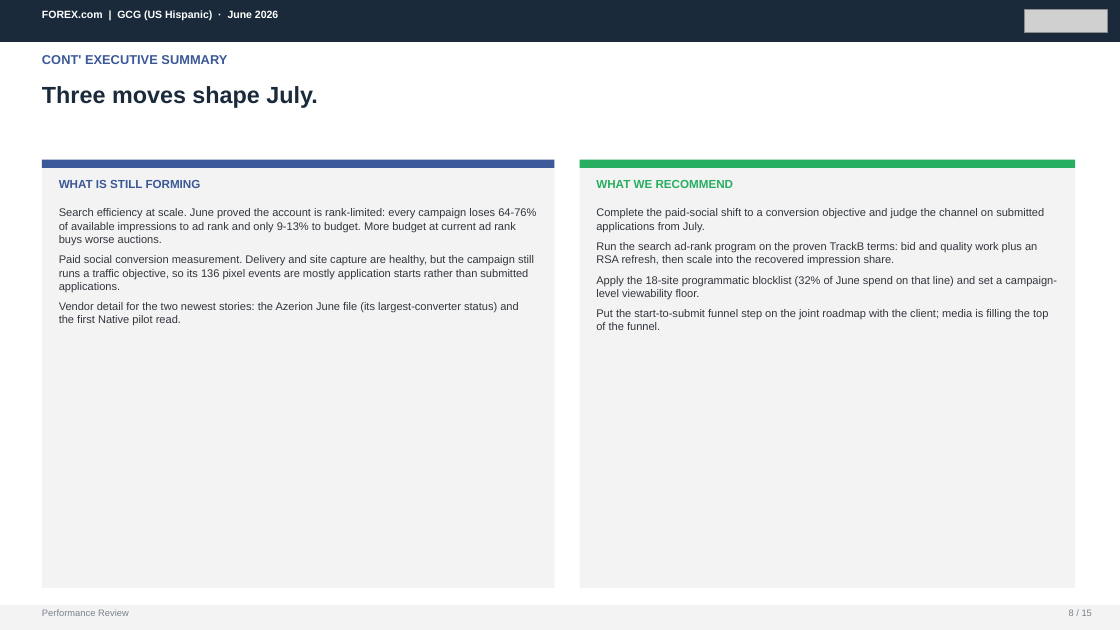
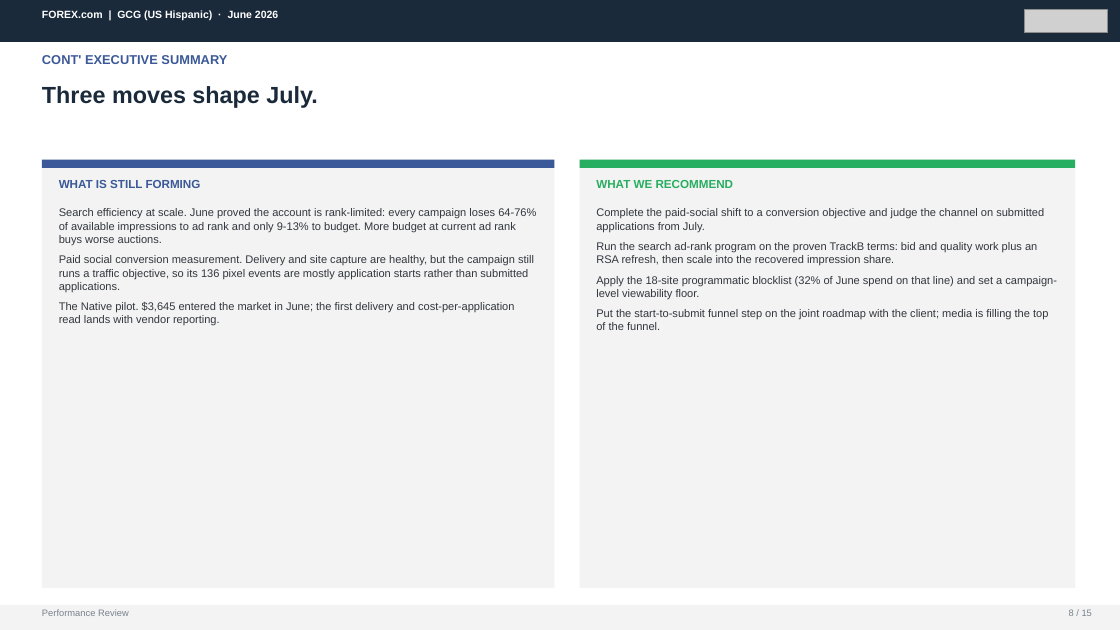
Before and after one commit to hablapro/brlvnt-reporting-hub, a slide deck: slide 8 of report-client-decks/06. GCG_US_June_2026_Performance_Review.pptx. Drawn at 1120x630 pixels with LibreOffice and Linux fonts; fonts in the diff are those of the drawing; grey boxes stand for pictures. Boxes give left, top, right and bottom in pixels: in the first picture for what was removed or moved away, otherwise in the second. Text is boxed around its words. In the diff, an @@ line names an element or a change of style, - is before the commit and + after.

```diff
--- a/report-client-decks/06. GCG_US_June_2026_Performance_Review.pptx
+++ b/report-client-decks/06. GCG_US_June_2026_Performance_Review.pptx
@@ text at [59, 302, 514, 326]: text changed @@
-Vendor detail for the two newest stories: the Azerion June file (its largest-converter status) and the first Native pilot read.
+The Native pilot. $3,645 entered the market in June; the first delivery and cost-per-application read lands with vendor reporting.
```
Also in this commit, not shown: 3 other slides changed, 1 slide added, 1 slide removed, 10 other files.
